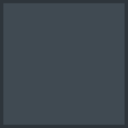
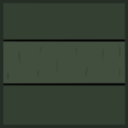
Layered file, before and after one edit (128px x 128px). Changes by layer:
added group "Sewer Tiles" with 39 layers above "Base Tiles" over [0, 0, 128, 128]
added layer "Edge" in group "Sewer Tiles" over [0, 0, 128, 128]
added group "Corners" (1st of 2, in "Sewer Tiles") with 8 layers in group "Sewer Tiles" over [0, 0, 128, 128]
added group "Dead Ends" (1st of 2, in "Sewer Tiles") with 8 layers in group "Sewer Tiles" over [0, 0, 128, 128]
added group "Cross" (1st of 4, in "Sewer Tiles") with 2 layers in group "Sewer Tiles" over [0, 0, 128, 128]
added group "Tris" (1st of 2, in "Sewer Tiles") with 8 layers in group "Sewer Tiles" over [0, 0, 128, 128]
added group "Straights" (1st of 2, in "Sewer Tiles") with 4 layers in group "Sewer Tiles" over [0, 0, 128, 128]
added layer "Straight Hor" (1st of 2, in "Sewer Tiles" › "Straights") in group "Straights" over [0, 38, 128, 87]
added layer "Straight Hor Colour" (1st of 2, in "Sewer Tiles" › "Straights") in group "Straights" over [0, 0, 128, 128]
added layer "Background" (1st of 3, in "Sewer Tiles") in group "Sewer Tiles" over [0, 0, 128, 128]
hid group "Base Tiles" (39 layers) over [0, 0, 128, 128]
moved "Edges" (2nd of 3, in "Base Tiles") into group "Base Tiles" over [0, 0, 128, 128]
hid "Background" (3rd of 3) over [0, 0, 128, 128]
